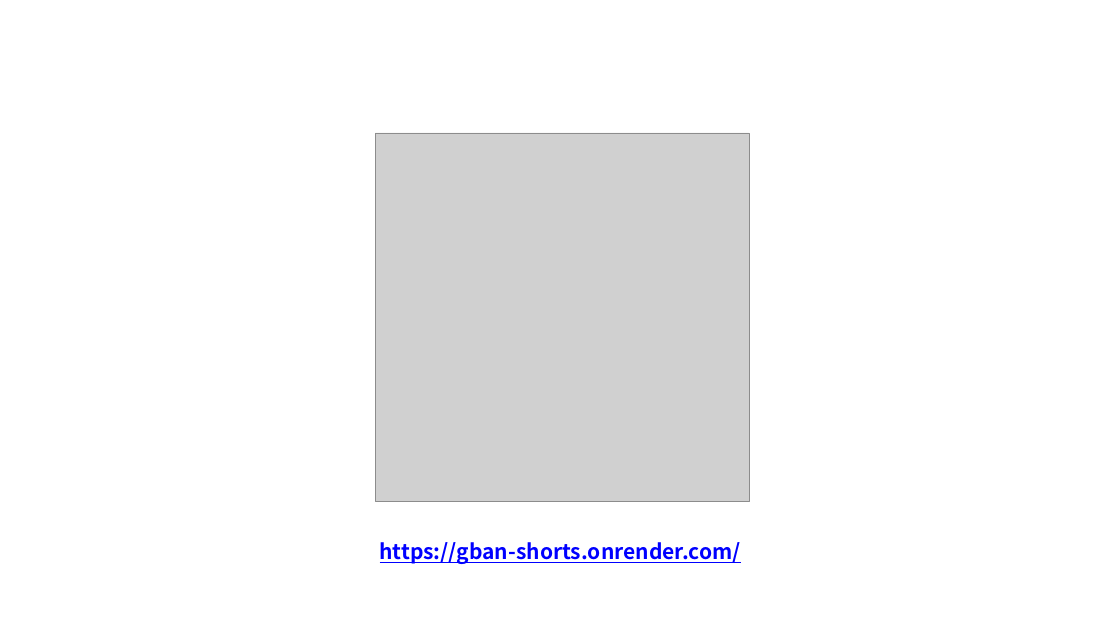
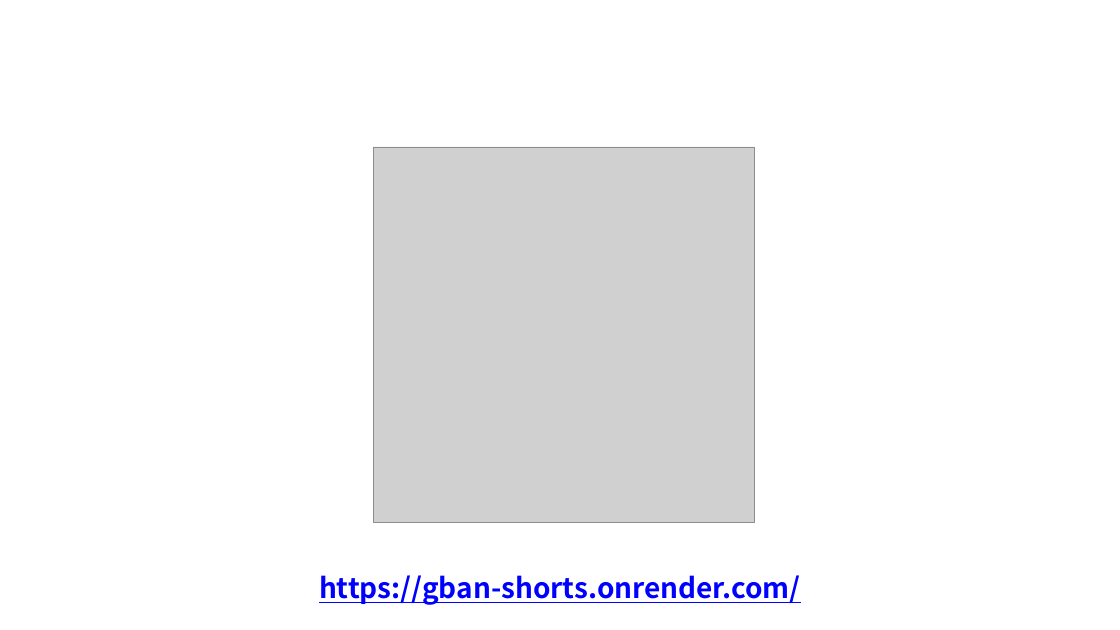
Before and after one commit to freeeuny-cmyk/-, a slide deck: slide 10 of 숏폼 스튜디어(기획교육과_이동은).pptx. Drawn at 1120x630 pixels with LibreOffice and Linux fonts; fonts in the diff are those of the drawing; grey boxes stand for pictures; background and template pictures are left out. Boxes give left, top, right and bottom in pixels: in the first picture for what was removed or moved away, otherwise in the second. Text is boxed around its words. In the diff, an @@ line names an element or a change of style, - is before the commit and + after.

```diff
--- a/숏폼 스튜디어(기획교육과_이동은).pptx
+++ b/숏폼 스튜디어(기획교육과_이동은).pptx
@@ picture: place and size @@
-picture at [375, 133, 749, 501]
+picture at [373, 147, 754, 522]
@@ text "https://gban-shorts.onrender.com/": place and size @@
-text "https://gban-shorts.onrender.com/" at [380, 542, 741, 564]
+text "https://gban-shorts.onrender.com/" at [319, 575, 801, 605]
@@ text "https://gban-shorts.onrender.com/" at [319, 575, 801, 605]: size 24 to 32 pt @@
```
Also in this commit, not shown: 3 slides added, 3 slides removed, 2 other files.
